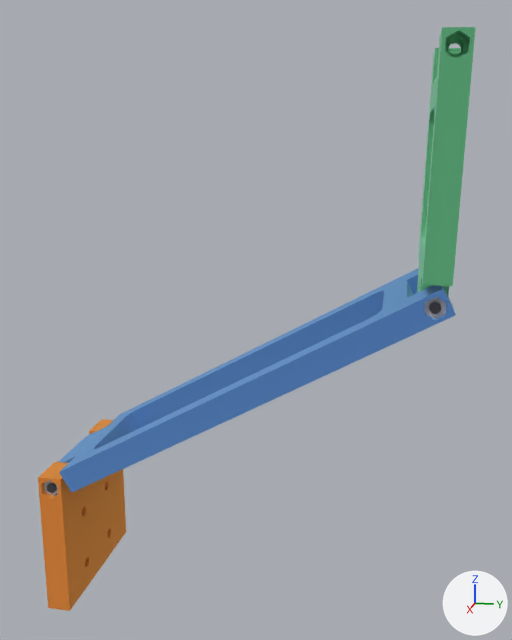
What one commit did to the glTF model cad/carriage_chain.glb.
Rendered twice from a 50 mm camera at (309.0, 130.0, 169.0) aimed at (29.0, 74.0, 99.0). Every picture has the same lights, and +X, +Y and +Z are marked at lower right. The first picture is the older version. Where no turn or scale is listed for an object, it has been applied to the vertices.

The first picture shows 'carriage_plate_part', 'link1_part', 'link2_part', 'nut2_part', 'screw1_part', 'screw2_part' and 1 more.
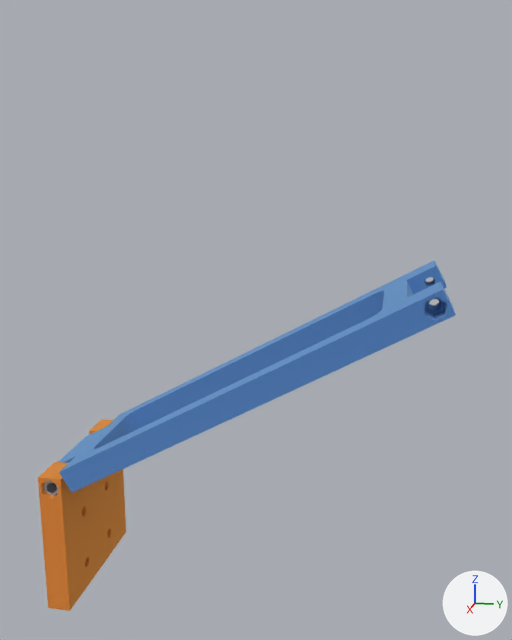
Where the change shows, as pixel boxes (x1, y1, x2, y2) in the pictures (512 x 640 px):
'link2_part', deleted (green)
    before: (417, 27, 476, 295)
'nut2_part', deleted
    before: (424, 297, 446, 319)
'screw2_part', deleted (mostly hidden)
    before: (429, 302, 441, 314)

Edits to the bpy script that builds the scene:
```text
Remove ob_link2_part:
    ob_link2_part = bpy.data.objects.new('link2_part', me_link2_part)
    ob_link2_part.location = (0.0, 0.0, 0.0)
Remove ob_screw2_part:
    ob_screw2_part = bpy.data.objects.new('screw2_part', me_screw2_part)
    ob_screw2_part.location = (0.0, 0.0, 0.0)
Remove ob_nut2_part:
    ob_nut2_part = bpy.data.objects.new('nut2_part', me_nut2_part)
    ob_nut2_part.location = (0.0, 0.0, 0.0)
```
